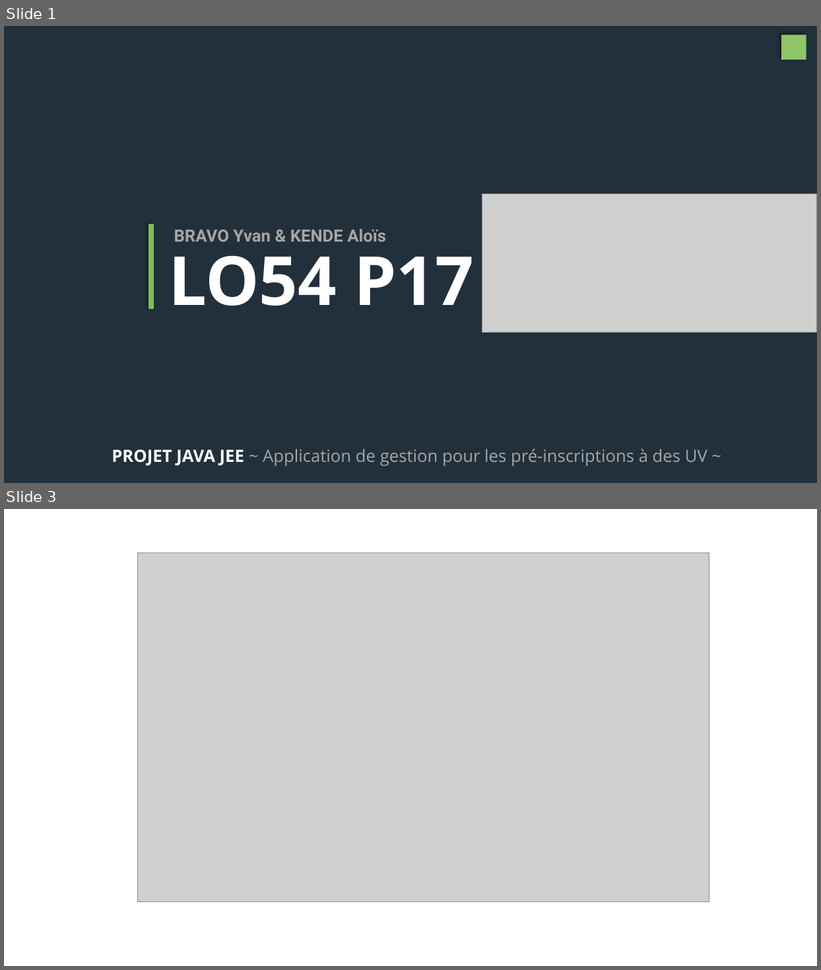
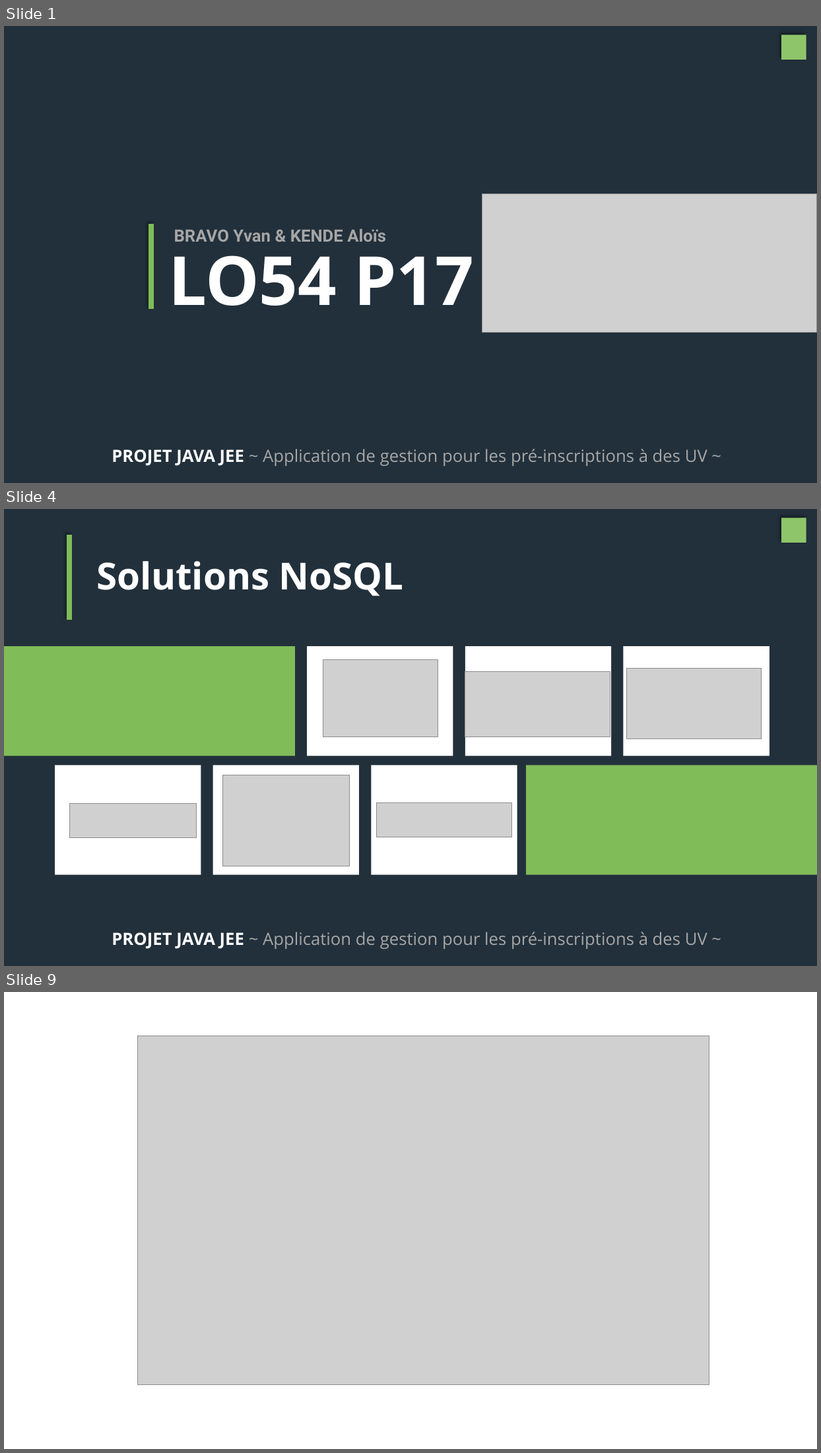
Before and after one commit to Galadrynn/LO54, a slide deck: LO54 P17.pptx. Shown one above the other, each under a label of ours: slides 1 and 3 before the commit, slides 1, 4 and 9 after it; the slides between them are not shown. The pictures are 821x970 and 821x1453 pixels, drawn with LibreOffice and Linux fonts; fonts in the diff are those of the drawing; grey boxes stand for pictures. Boxes give left, top, right and bottom in pixels: in the first picture for what was removed or moved away, otherwise in the second. Text is boxed around its words. In the diff, an @@ line names an element or a change of style, - is before the commit and + after.

Commit message:
PP

```diff
--- a/LO54 P17.pptx
+++ b/LO54 P17.pptx
@@ slide 4 added at (4,509,817,966), background #22303B @@
@@ rectangle added at (781,518,807,543), fill #8EC56A @@
@@ line added from (69, 535) to (69, 620), #80BC58 6 pt @@
@@ title added at (96,561,404,596), 44 pt, text #FFFFFF, bold @@
+Solutions NoSQL
@@ rectangle added at (4,646,295,756), fill #80BC58 @@
@@ rectangle added at (307,646,453,756), fill #FFFFFF @@
@@ rectangle added at (465,646,612,756), fill #FFFFFF @@
@@ rectangle added at (624,646,770,756), fill #FFFFFF @@
@@ picture added at (323,660,438,737) @@
@@ picture added at (465,672,611,737) @@
@@ picture added at (627,669,762,739) @@
@@ rectangle added at (55,765,201,875), fill #FFFFFF @@
@@ rectangle added at (213,765,360,875), fill #FFFFFF @@
@@ rectangle added at (371,765,517,875), fill #FFFFFF @@
@@ rectangle added at (526,765,817,875), fill #80BC58 @@
@@ picture added at (223,776,350,867) @@
@@ picture added at (69,803,196,838) @@
@@ picture added at (377,803,512,837) @@
@@ text added at (112,932,708,949), 20 pt, text #A6A6A6 @@
+PROJET JAVA JEE ~ Application de gestion pour les pré-inscriptions à des UV ~
@@ what was slide 3 is now slide 9 @@
```
Also in this commit, not shown: 1 slide changed, 5 other slides added.
